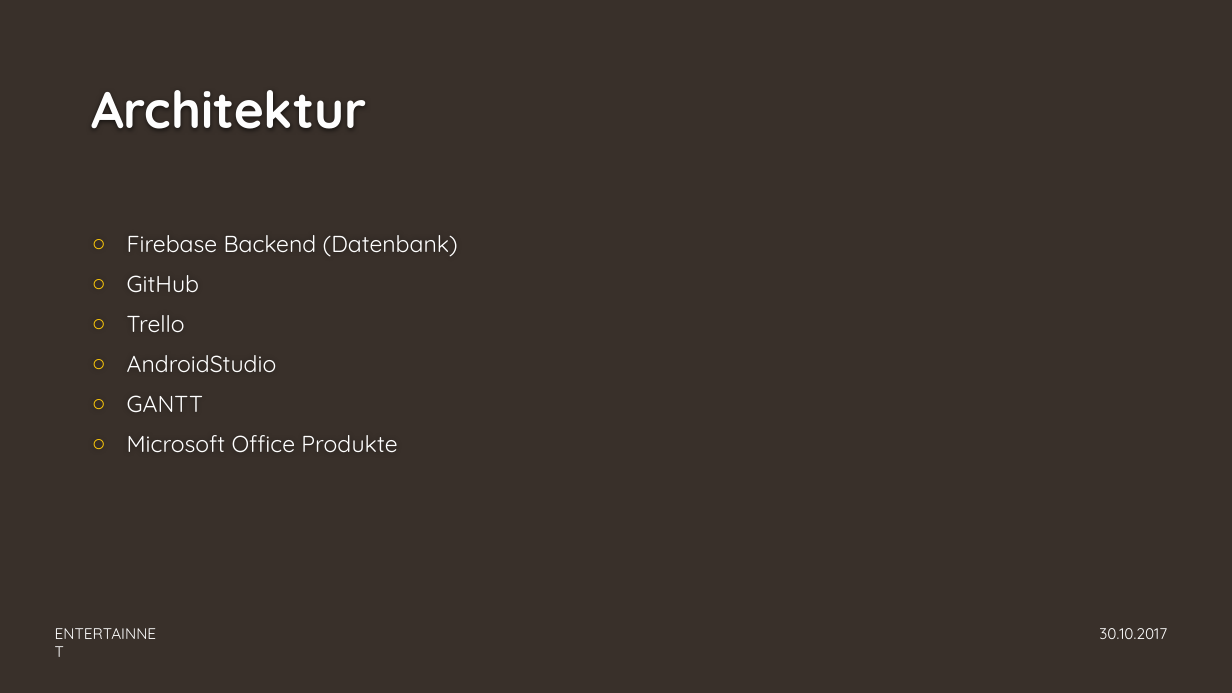
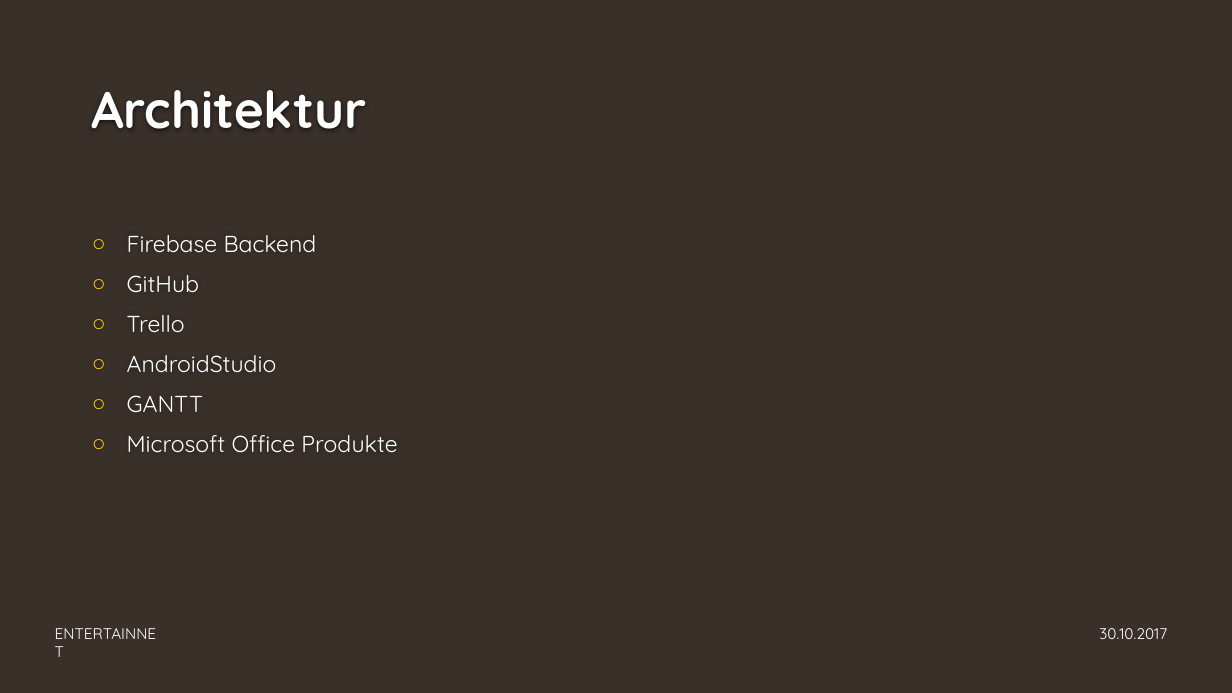
Before and after one commit to GAEBE2/Modul-306, a slide deck: slide 11 of Dokuordner/ENTERTAINNET.pptx (slide 10 before the commit). Drawn at 1232x693 pixels with LibreOffice and Linux fonts; fonts in the diff are those of the drawing; background and template pictures are left out. Boxes give left, top, right and bottom in pixels: in the first picture for what was removed or moved away, otherwise in the second. Text is boxed around its words. In the diff, an @@ line names an element or a change of style, - is before the commit and + after.

```diff
--- a/Dokuordner/ENTERTAINNET.pptx
+++ b/Dokuordner/ENTERTAINNET.pptx
@@ text at [127,235,317,253]: text changed @@
-○ Firebase Backend (Datenbank)
+○ Firebase Backend
```
Also in this commit, not shown: 3 other slides changed, 1 slide added.
